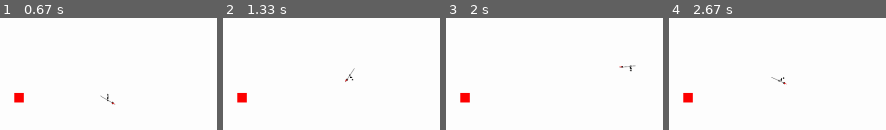
Above: before the commit, frames 1-4 (left to right).
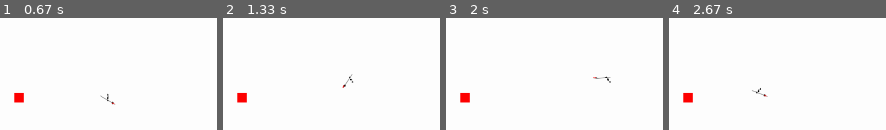
Above: after the commit, the same moments.

Repository: LeBoku/tds
Game: pygame game, started from tds/tds/tds.py
Same seed, same stepped clock (60 frames per second), same inputs: the game is played once before the commit and once after it.
Inputs (mouse positions are in pixels of both pictures, inside the frame that each line leads up to):
- Up to frame 1 (0.67 s): hold D from 0.33 s (still down); move the mouse to (outside the picture) at 0.37 s
- Up to frame 2 (1.33 s): release D at 0.8 s; click (outside the picture) at 0.88 s; hold W from 1.17 s (still down); click (outside the picture) at 1.25 s
- Up to frame 3 (2 s): release W at 1.47 s; hold D 1.5-1.97 s; click (454, 87) at 1.58 s
- Up to frame 4 (2.67 s): hold A 2-2.53 s; click (outside the picture) at 2.08 s; hold S from 2.57 s (still down); click (outside the picture) at 2.65 s

Frame 1 is identical in both runs. In frame 2, 0.2% of the frame differs, in the area x 54-61%, y 44-63%; in frame 3, 0.3%, in the area x 67-88%, y 41-59%; in frame 4, 0.3%.

Commit message:
introduced rightAttack

Diff:
--- a/tds/tds/mapEntity/player/playerController.py
+++ b/tds/tds/mapEntity/player/playerController.py
@@ -105,7 +105,7 @@
 		self.coord = Vector2(500, 400)
 
 		self.moveSetController.registerMove("attack_forward", moveSets.spear.forwardAttack())
-		self.moveSetController.registerMove("attack_forward", moveSets.spear.leftAttack())
+		self.moveSetController.registerMove("attack_forward", moveSets.spear.rightAttack())
 		self.moveSetController.registerMove("move", moveSets.character.move())
 
 		self.createSubEntity("leftHand", images.character.hand(), Vector2(-5, 0))
--- a/tds/tds/store/moveSets/spear.py
+++ b/tds/tds/store/moveSets/spear.py
@@ -2,6 +2,31 @@
 from ._move import Move
 
 from .milestones import Attack
+
+def rightAttack():
+	milestones = {
+		Attack.woundUp: 25,
+		Attack.attacked: 50,
+		Attack.cooledDown: 60
+	}
+
+	rightHand = Entity();
+	rightHand.animateTo(5, (5, -3), -35)
+	rightHand.repeatFrame(15)
+	rightHand.rotateAround(5, -60)
+	rightHand.repeatFrame(15)
+	rightHand.backToDefault(10)
+
+	weapon = Entity()
+	weapon.animateTo(5, (0, -10))
+	weapon.repeatFrame(40)
+	weapon.backToDefault(5)
+	weapon.repeatFrame(5)
+
+
+	move = Move(rightHand=rightHand,weapon=weapon)
+	move.mileStones.update(milestones)
+	return move
 
 def leftAttack():
 	milestones = {
@@ -15,8 +40,7 @@
 	rightHand.repeatFrame(15)
 	rightHand.rotateAround(10, 300, (-7, 0))
 	rightHand.repeatFrame(15)
-	rightHand.backToDefault(20) ##AllPlanned rotates the wrong way but its cool
-	#rightHand.rotateAround(10, -100, (-7, 0))
+	rightHand.backToDefault(20) # AllPlanned rotates the wrong way but its cool. correct would be: rightHand.rotateAround(10, -100, (-7, 0))
 
 	weapon = Entity()
 	weapon.repeatFrame(30)
